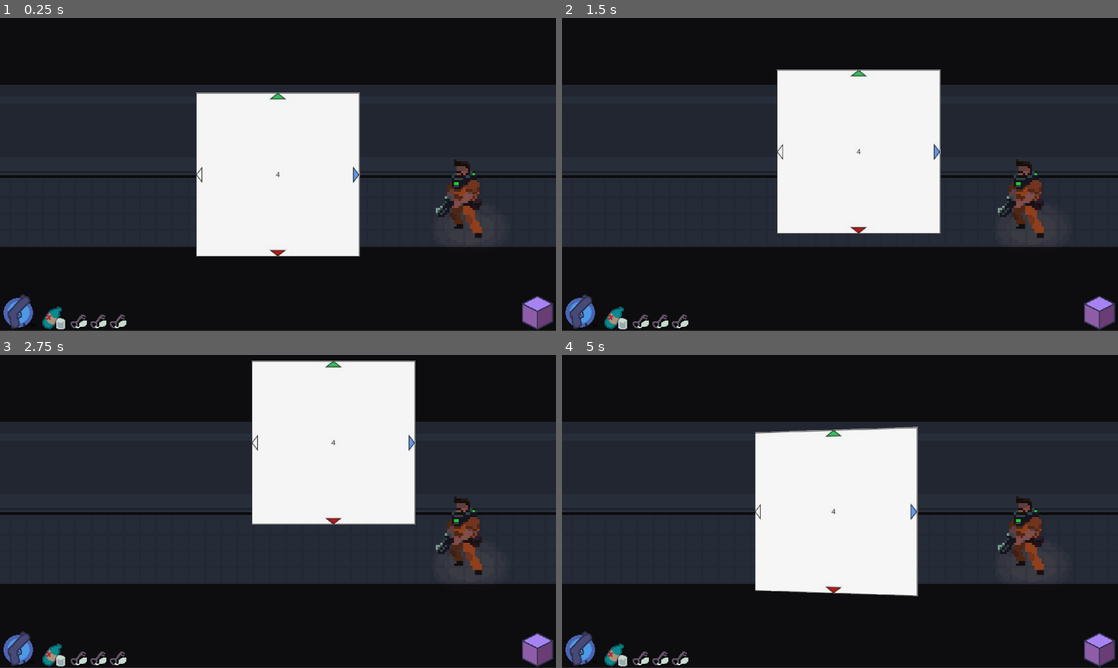
Above: before the commit, frames 1-4 (two rows, left to right).
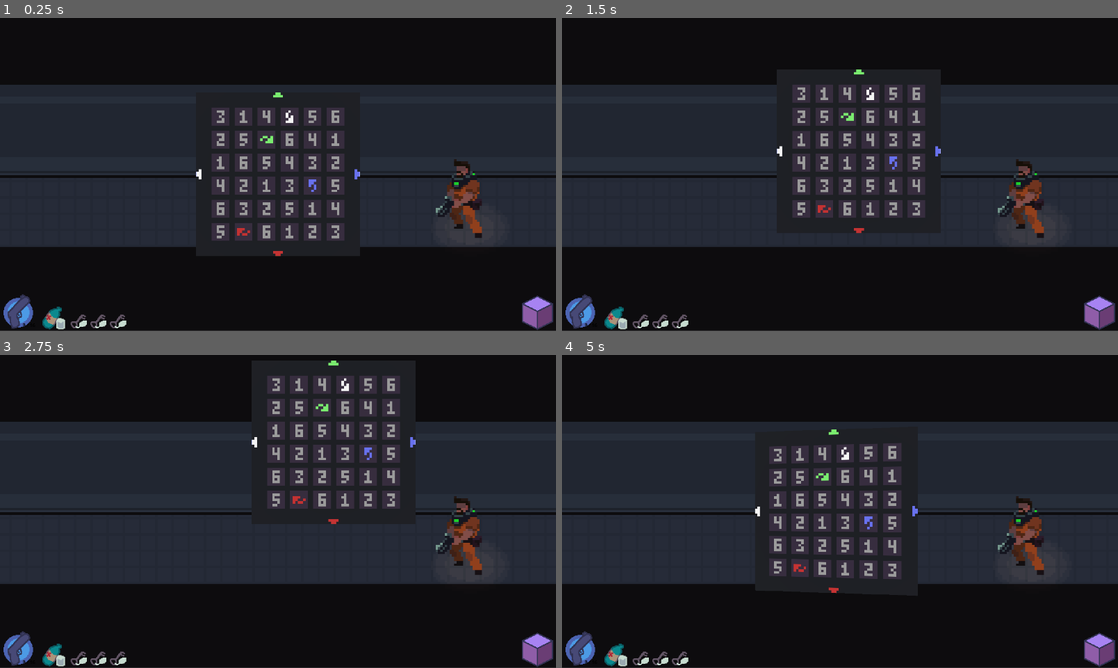
Above: after the commit, the same moments.

Repository: xill47/the-cube-game
Game: Godot game, scene res://main.tscn
The game is run twice, just before and just after one commit, with the same random seed, the same clock (stepped at 60 frames per second) and the same inputs.
Inputs (mouse positions are in pixels of both pictures, inside the frame that each line leads up to):
- Up to frame 1 (0.25 s): no input
- Up to frame 2 (1.5 s): click (1101, 312) at 0.5 s; tap Enter at 1.25 s; drag from (840, 174) to (895, 105) at 1.27 s
- Up to frame 3 (2.75 s): tap Space at 2 s; drag from (166, 527) to (250, 574) at 2.02 s
- Up to frame 4 (5 s): tap Enter at 2.75, 4.25 s; move the mouse to (895, 442) at 2.77 s; hold D (move_right) 2.78-3.5 s; tap Q (rotate_ccw) at 2.85 s; tap E (rotate_cw) at 3.05, 4.55 s; tap Space at 3.5 s; drag from (812, 574) to (673, 464) at 3.52 s; move the mouse to (1006, 558) at 4.27 s; hold A (move_left) from 4.28 s (still down); tap Tab (toggle_cube) at 4.35 s; tap M (open_map) at 4.9 s

The runs differ from the first frame. In frame 1, 15% of the frame differs, in the area x 35-65%, y 23-77%; in frame 2, 15%; in frame 3, 15%, in the area x 45-75%, y 1-55%; in frame 4, 15%.

Commit message:
Changed map and cube assets

Diff:
--- a/Cube/cube.tscn
+++ b/Cube/cube.tscn
@@ -3,20 +3,16 @@
 [ext_resource type="Script" uid="uid://do3bo2fu76s5q" path="res://Cube/cube_controls.gd" id="1_ny043"]
 [ext_resource type="Texture2D" uid="uid://c0bv1ds1wnw1m" path="res://ui_assets/Cube_test.png" id="2_5outt"]
 [ext_resource type="Script" uid="uid://ct0kncwaypc4l" path="res://Cube/map.gd" id="3_bhs1u"]
-[ext_resource type="Texture2D" uid="uid://c2b7ht7pm1r83" path="res://Cube/MapAssets/Room1.png" id="3_hf8u4"]
-[ext_resource type="Texture2D" uid="uid://0i4y7l18240h" path="res://Cube/MapAssets/Room2Unlooted.png" id="4_bhs1u"]
-[ext_resource type="Texture2D" uid="uid://cixf1xebiq17r" path="res://Cube/MapAssets/Room2.png" id="5_5i508"]
-[ext_resource type="Texture2D" uid="uid://dw7gwj7gaqwba" path="res://Cube/MapAssets/Room4Unlooted.png" id="6_pbb1t"]
-[ext_resource type="Texture2D" uid="uid://cakbsn0meopxs" path="res://Cube/MapAssets/Room4.png" id="7_l72b3"]
-[ext_resource type="Texture2D" uid="uid://bcuml2my6dd84" path="res://Cube/MapAssets/Room3Unlooted.png" id="8_r7q6h"]
-[ext_resource type="Texture2D" uid="uid://iigfixc80hp2" path="res://Cube/MapAssets/Room3.png" id="9_a3doy"]
-[ext_resource type="Texture2D" uid="uid://cn15nxlorqnjg" path="res://Cube/MapAssets/RoomBoss.png" id="10_8de8x"]
-[ext_resource type="Texture2D" uid="uid://d3doxol43qopd" path="res://Cube/MapAssets/Room5Unlooted.png" id="11_2850v"]
-[ext_resource type="Texture2D" uid="uid://dl2e4j7jml7qu" path="res://Cube/MapAssets/Room5.png" id="12_w4ve1"]
-[ext_resource type="Texture2D" uid="uid://dyrhek6r7ixo0" path="res://Cube/MapAssets/Room6Unlooted.png" id="13_a73hw"]
-[ext_resource type="Texture2D" uid="uid://c71hruqilwjnk" path="res://Cube/MapAssets/Room6.png" id="14_535g8"]
-[ext_resource type="Texture2D" uid="uid://e1wrat2a3lb4" path="res://Cube/MapAssets/Corridor.png" id="15_pxinn"]
-[ext_resource type="Texture2D" uid="uid://b7amcg2o64a4u" path="res://Cube/MapAssets/Tunnel.png" id="16_1ds5g"]
+[ext_resource type="Texture2D" uid="uid://b8goqxns0iewq" path="res://Cube/MapAssets/Room-1sq-unlooted.png" id="4_4cwfp"]
+[ext_resource type="Texture2D" uid="uid://dtu33680t67w1" path="res://Cube/MapAssets/Room-1sq-looted.png" id="5_81c3v"]
+[ext_resource type="Texture2D" uid="uid://c52yd5oinvjry" path="res://Cube/MapAssets/Room-2sq-unlooted.png" id="7_hf8u4"]
+[ext_resource type="Texture2D" uid="uid://d1ai2su3il262" path="res://Cube/MapAssets/Room-2sq-looted.png" id="8_bhs1u"]
+[ext_resource type="Texture2D" uid="uid://7iojcuryaqg7" path="res://Cube/MapAssets/Room-3x3sq-unlooted.png" id="9_5i508"]
+[ext_resource type="Texture2D" uid="uid://drry7j4mqa0fg" path="res://Cube/MapAssets/Room-3x3sq-looted.png" id="10_pbb1t"]
+[ext_resource type="Texture2D" uid="uid://b4sjgvc8a6ws1" path="res://Cube/MapAssets/Room-3sq-unlooted.png" id="11_l72b3"]
+[ext_resource type="Texture2D" uid="uid://52ccjk2hdmr0" path="res://Cube/MapAssets/Room-3sq-looted.png" id="12_r7q6h"]
+[ext_resource type="Texture2D" uid="uid://pxwrxs8eio7t" path="res://Cube/MapAssets/Tunnel-unlooted.png" id="13_a3doy"]
+[ext_resource type="Texture2D" uid="uid://dn6322dgqckak" path="res://Cube/MapAssets/Tunnel-looted.png" id="14_8de8x"]
 [ext_resource type="Texture2D" uid="uid://ch7qg578l32xw" path="res://Cube/MapAssets/Char.png" id="17_ixfwc"]
 [ext_resource type="Texture2D" uid="uid://drv7q7mjck8se" path="res://Cube/MapAssets/DoorClosed.png" id="18_jkg2a"]
 [ext_resource type="Texture2D" uid="uid://d3htsywnm8m7v" path="res://Cube/MapAssets/DoorOpen.png" id="19_a8u54"]
@@ -33,13 +29,16 @@
 animations = [{
 "frames": [{
 "duration": 1.0,
-"texture": ExtResource("3_hf8u4")
-}],
-"loop": true,
-"name": &"Base",
-"speed": 5.0
-}, {
-"frames": [],
+"texture": ExtResource("4_4cwfp")
+}],
+"loop": true,
+"name": &"Base",
+"speed": 5.0
+}, {
+"frames": [{
+"duration": 1.0,
+"texture": ExtResource("5_81c3v")
+}],
 "loop": true,
 "name": &"Looted",
 "speed": 5.0
@@ -60,15 +59,15 @@
 animations = [{
 "frames": [{
 "duration": 1.0,
-"texture": ExtResource("4_bhs1u")
-}],
-"loop": true,
-"name": &"Base",
-"speed": 5.0
-}, {
-"frames": [{
-"duration": 1.0,
-"texture": ExtResource("5_5i508")
+"texture": ExtResource("7_hf8u4")
+}],
+"loop": true,
+"name": &"Base",
+"speed": 5.0
+}, {
+"frames": [{
+"duration": 1.0,
+"texture": ExtResource("8_bhs1u")
 }],
 "loop": true,
 "name": &"Looted",
@@ -79,15 +78,15 @@
 animations = [{
 "frames": [{
 "duration": 1.0,
-"texture": ExtResource("6_pbb1t")
-}],
-"loop": true,
-"name": &"Base",
-"speed": 5.0
-}, {
-"frames": [{
-"duration": 1.0,
-"texture": ExtResource("7_l72b3")
+"texture": ExtResource("4_4cwfp")
+}],
+"loop": true,
+"name": &"Base",
+"speed": 5.0
+}, {
+"frames": [{
+"duration": 1.0,
+"texture": ExtResource("5_81c3v")
 }],
 "loop": true,
 "name": &"Looted",
@@ -98,15 +97,15 @@
 animations = [{
 "frames": [{
 "duration": 1.0,
-"texture": ExtResource("8_r7q6h")
-}],
-"loop": true,
-"name": &"Base",
-"speed": 5.0
-}, {
-"frames": [{
-"duration": 1.0,
-"texture": ExtResource("9_a3doy")
+"texture": ExtResource("9_5i508")
+}],
+"loop": true,
+"name": &"Base",
+"speed": 5.0
+}, {
+"frames": [{
+"duration": 1.0,
+"texture": ExtResource("10_pbb1t")
 }],
 "loop": true,
 "name": &"Looted",
@@ -117,15 +116,15 @@
 animations = [{
 "frames": [{
 "duration": 1.0,
-"texture": ExtResource("10_8de8x")
-}],
-"loop": true,
-"name": &"Base",
-"speed": 5.0
-}, {
-"frames": [{
-"duration": 1.0,
-"texture": ExtResource("9_a3doy")
+"texture": ExtResource("7_hf8u4")
+}],
+"loop": true,
+"name": &"Base",
+"speed": 5.0
+}, {
+"frames": [{
+"duration": 1.0,
+"texture": ExtResource("8_bhs1u")
 }],
 "loop": true,
 "name": &"Looted",
@@ -136,15 +135,15 @@
 animations = [{
 "frames": [{
 "duration": 1.0,
-"texture": ExtResource("11_2850v")
-}],
-"loop": true,
-"name": &"Base",
-"speed": 5.0
-}, {
-"frames": [{
-"duration": 1.0,
-"texture": ExtResource("12_w4ve1")
+"texture": ExtResource("11_l72b3")
+}],
+"loop": true,
+"name": &"Base",
+"speed": 5.0
+}, {
+"frames": [{
+"duration": 1.0,
+"texture": ExtResource("12_r7q6h")
 }],
 "loop": true,
 "name": &"Looted",
@@ -155,15 +154,15 @@
 animations = [{
 "frames": [{
 "duration": 1.0,
-"texture": ExtResource("13_a73hw")
-}],
-"loop": true,
-"name": &"Base",
-"speed": 5.0
-}, {
-"frames": [{
-"duration": 1.0,
-"texture": ExtResource("14_535g8")
+"texture": ExtResource("4_4cwfp")
+}],
+"loop": true,
+"name": &"Base",
+"speed": 5.0
+}, {
+"frames": [{
+"duration": 1.0,
+"texture": ExtResource("5_81c3v")
 }],
 "loop": true,
 "name": &"Looted",
@@ -174,13 +173,16 @@
 animations = [{
 "frames": [{
 "duration": 1.0,
-"texture": ExtResource("15_pxinn")
-}],
-"loop": true,
-"name": &"Base",
-"speed": 5.0
-}, {
-"frames": [],
+"texture": ExtResource("7_hf8u4")
+}],
+"loop": true,
+"name": &"Base",
+"speed": 5.0
+}, {
+"frames": [{
+"duration": 1.0,
+"texture": ExtResource("8_bhs1u")
+}],
 "loop": true,
 "name": &"Looted",
 "speed": 5.0
@@ -190,13 +192,16 @@
 animations = [{
 "frames": [{
 "duration": 1.0,
-"texture": ExtResource("16_1ds5g")
-}],
-"loop": true,
-"name": &"Base",
-"speed": 5.0
-}, {
-"frames": [],
+"texture": ExtResource("13_a3doy")
+}],
+"loop": true,
+"name": &"Base",
+"speed": 5.0
+}, {
+"frames": [{
+"duration": 1.0,
+"texture": ExtResource("14_8de8x")
+}],
 "loop": true,
 "name": &"Looted",
 "speed": 5.0
@@ -256,34 +261,34 @@
 
 [node name="Cube3D" type="MeshInstance3D" parent="SubViewport/Node3D" unique_id=777229215]
 unique_name_in_owner = true
+transform = Transform3D(1, 0, 0, 0, 1, 0, 0, 0, 1, 2.1159649e-05, 0.001613766, -0.0016140938)
 rotation_edit_mode = 2
 mesh = SubResource("BoxMesh_lquwl")
 
 [node name="Map" type="Node3D" parent="SubViewport/Node3D/Cube3D" unique_id=1793802757]
 unique_name_in_owner = true
-transform = Transform3D(-1, 0, -8.742278e-08, 0, 1, 0, 8.742278e-08, 0, -1, 0.5034947, -0.05643492, -0.0193895)
+transform = Transform3D(-1, 0, -8.742278e-08, 0, 1, 0, 8.742278e-08, 0, -1, 0.49983734, 0, 0)
 script = ExtResource("3_bhs1u")
 room_refs = {
 "Spawn": NodePath("Room1")
 }
 
 [node name="Room1" type="AnimatedSprite3D" parent="SubViewport/Node3D/Cube3D/Map" unique_id=334086082]
-transform = Transform3D(-3.2783543e-09, 0, -0.987, 0, 0.075, 0, 0.075, 0, -4.314314e-08, 0, 0, 0)
+transform = Transform3D(-8.742278e-09, 0, -0.2, 0, 0.2, 0, 0.2, 0, -8.742278e-09, 0, -0.107805245, -0.0038969256)
 double_sided = false
 sprite_frames = SubResource("SpriteFrames_laciv")
 animation = &"Base"
 
 [node name="Char" type="AnimatedSprite3D" parent="SubViewport/Node3D/Cube3D/Map/Room1" unique_id=788521825]
-transform = Transform3D(0.99999964, 0, 0, 0, 0.99999976, 0, 1.9984014e-15, 0, 0.99999976, -0.0023737252, 0.06421924, 0.0054599047)
+transform = Transform3D(0.40000004, 0, -1.7763568e-15, 0, 0.40000004, 0, 1.7763568e-15, 0, 0.40000004, 0, 0, 0.06718445)
 double_sided = false
 sprite_frames = SubResource("SpriteFrames_j3frq")
 
 [node name="Room2" type="AnimatedSprite3D" parent="SubViewport/Node3D/Cube3D/Map" unique_id=84517166]
-transform = Transform3D(-3.9122585e-09, 0, -0.99999994, 0, 0.089502044, 0, 0.089502044, 0, -4.3711385e-08, 0, 0.15706627, 0.2023521)
-flip_h = true
+transform = Transform3D(3.8213703e-16, 8.742276e-09, -1, 0.19999997, -8.742276e-09, 0, -8.742276e-09, -0.19999997, -4.371139e-08, 0, 0.052260473, -0.2232919)
 double_sided = false
 sprite_frames = SubResource("SpriteFrames_wtfhk")
-animation = &"Base"
+animation = &"Looted"
 
 [node name="Char" type="AnimatedSprite3D" parent="SubViewport/Node3D/Cube3D/Map/Room2" unique_id=673891522]
 transform = Transform3D(0.9999997, 0, 0, 0, 0.9999998, 0, 1.7763568e-15, 0, 0.9999998, -0.002373457, -0.1387803, 0.0054599047)
@@ -292,7 +297,7 @@
 sprite_frames = SubResource("SpriteFrames_j3frq")
 
 [node name="Room4" type="AnimatedSprite3D" parent="SubViewport/Node3D/Cube3D/Map" unique_id=1621183882]
-transform = Transform3D(-3.2783543e-09, 0, -1, 0, 0.075, 0, 0.075, 0, -4.371139e-08, 0, -0.0059113577, 0.16216594)
+transform = Transform3D(-8.742278e-09, 0, -1, 0, 0.2, 0, 0.2, 0, -4.371139e-08, 0, -0.10972804, -0.22607452)
 flip_h = true
 double_sided = false
 sprite_frames = SubResource("SpriteFrames_swxwx")
@@ -305,11 +310,11 @@
 sprite_frames = SubResource("SpriteFrames_j3frq")
 
 [node name="Room3" type="AnimatedSprite3D" parent="SubViewport/Node3D/Cube3D/Map" unique_id=853527590]
-transform = Transform3D(-3.2783543e-09, 0, -1, 0, 0.075, 0, 0.075, 0, -4.371139e-08, 0, 0.15559727, -0.15839358)
+transform = Transform3D(-8.742278e-09, 0, -1, 0, 0.2, 0, 0.2, 0, -4.371139e-08, 0, 0.059613094, 0.16183184)
 flip_h = true
 double_sided = false
 sprite_frames = SubResource("SpriteFrames_3k535")
-animation = &"Base"
+animation = &"Looted"
 
 [node name="Char" type="AnimatedSprite3D" parent="SubViewport/Node3D/Cube3D/Map/Room3" unique_id=290863386]
 transform = Transform3D(0.99999964, 0, 0, 0, 0.99999976, 0, 1.9984014e-15, 0, 0.99999976, -0.0023737252, 0.06421924, 0.0054599047)
@@ -318,11 +323,11 @@
 sprite_frames = SubResource("SpriteFrames_j3frq")
 
 [node name="RoomBoss" type="AnimatedSprite3D" parent="SubViewport/Node3D/Cube3D/Map" unique_id=1904127111]
-transform = Transform3D(-3.2783543e-09, 0, -1, 0, 0.075, 0, 0.075, 0, -4.371139e-08, 0, 0.28927547, 0.033164356)
+transform = Transform3D(-8.742278e-09, 0, -1, 0, 0.2, 0, 0.2, 0, -4.371139e-08, 0, 0.21832144, -0.16885199)
 flip_h = true
 double_sided = false
 sprite_frames = SubResource("SpriteFrames_ltqnu")
-animation = &"Base"
+animation = &"Looted"
 
 [node name="Char" type="AnimatedSprite3D" parent="SubViewport/Node3D/Cube3D/Map/RoomBoss" unique_id=1597906464]
 transform = Transform3D(0.99999964, 0, 0, 0, 0.99999976, 0, 1.9984014e-15, 0, 0.99999976, -0.0023737252, 0.06421924, 0.0054599047)
@@ -331,11 +336,11 @@
 sprite_frames = SubResource("SpriteFrames_j3frq")
 
 [node name="Room5" type="AnimatedSprite3D" parent="SubViewport/Node3D/Cube3D/Map" unique_id=1897192881]
-transform = Transform3D(-3.867727e-09, 0, -1.4022604, 0, 0.08848328, 0, 0.08848329, 0, -6.129475e-08, 0.005153954, -0.14370729, 0.101763755)
+transform = Transform3D(-8.742278e-09, 0, -1, 0, 0.2, 0, 0.2, 0, -4.371139e-08, 0, -0.219, -0.115)
 flip_h = true
 double_sided = false
 sprite_frames = SubResource("SpriteFrames_6xcpc")
-animation = &"Base"
+animation = &"Looted"
 
 [node name="Char" type="AnimatedSprite3D" parent="SubViewport/Node3D/Cube3D/Map/Room5" unique_id=1426546745]
 transform = Transform3D(0.99999964, 0, 0, 0, 0.99999976, 0, 1.9984014e-15, 0, 0.99999976, -0.0023737252, 0.06421924, 0.0054599047)
@@ -344,11 +349,11 @@
 sprite_frames = SubResource("SpriteFrames_j3frq")
 
 [node name="Room6" type="AnimatedSprite3D" parent="SubViewport/Node3D/Cube3D/Map" unique_id=1681987699]
-transform = Transform3D(-3.3136938e-09, 0, -0.99999994, 0, 0.07580847, 0, 0.07580847, 0, -4.3711385e-08, 0, 0.17017308, 0.06882095)
+transform = Transform3D(-8.742278e-09, 0, -1, 0, 0.2, 0, 0.2, 0, -4.371139e-08, 0, 0.11169845, -0.11460866)
 flip_h = true
 double_sided = false
 sprite_frames = SubResource("SpriteFrames_nqhg0")
-animation = &"Base"
+animation = &"Looted"
 
 [node name="Char" type="AnimatedSprite3D" parent="SubViewport/Node3D/Cube3D/Map/Room6" unique_id=72024164]
 transform = Transform3D(0.99999964, 0, 0, 0, 0.99999976, 0, 1.9984014e-15, 0, 0.99999976, -0.0023737252, 0.06421924, 0.0054599047)
@@ -357,10 +362,10 @@
 sprite_frames = SubResource("SpriteFrames_j3frq")
 
 [node name="Corridor" type="AnimatedSprite3D" parent="SubViewport/Node3D/Cube3D/Map" unique_id=1680924471]
-transform = Transform3D(-3.2783543e-09, 0, -1, 0, 0.075, 0, 0.075, 0, -4.371139e-08, 0, 0.086343914, 0.047940873)
+transform = Transform3D(-8.742278e-09, 0, -0.2, 0, 0.2, 0, 0.2, 0, -8.742278e-09, 0, -0.0013453364, -0.060696356)
 double_sided = false
 sprite_frames = SubResource("SpriteFrames_6lbbk")
-animation = &"Base"
+animation = &"Looted"
 
 [node name="Char" type="AnimatedSprite3D" parent="SubViewport/Node3D/Cube3D/Map/Corridor" unique_id=2038937732]
 transform = Transform3D(0.99999964, 0, 0, 0, 0.99999976, 0, 1.9984014e-15, 0, 0.99999976, -0.0023737252, 0.06421924, 0.0054599047)
@@ -369,11 +374,10 @@
 sprite_frames = SubResource("SpriteFrames_j3frq")
 
 [node name="Tunnel" type="AnimatedSprite3D" parent="SubViewport/Node3D/Cube3D/Map" unique_id=155969727]
-transform = Transform3D(-3.2783543e-09, 0, -1, 0, 0.075, 0, 0.075, 0, -4.371139e-08, -0.00039482117, -0.041626796, -0.15656991)
-flip_h = true
+transform = Transform3D(-8.742278e-09, 0, -1, 0, 0.2, 0, 0.2, 0, -4.371139e-08, -0.00039482117, -0.16554216, 0.16280381)
 double_sided = false
 sprite_frames = SubResource("SpriteFrames_v46pa")
-animation = &"Base"
+animation = &"Looted"
 
 [node name="Char" type="AnimatedSprite3D" parent="SubViewport/Node3D/Cube3D/Map/Tunnel" unique_id=698677654]
 transform = Transform3D(0.9999996, 0, 0, 0, 0.9999998, 0, 1.5543122e-15, 0, 0.99999976, 0.7070937, 0.7332054, 0.0054599047)
@@ -383,8 +387,64 @@
 
 [node name="Doors" type="Node3D" parent="SubViewport/Node3D/Cube3D/Map" unique_id=341300988]
 
-[node name="Door1" type="AnimatedSprite3D" parent="SubViewport/Node3D/Cube3D/Map/Doors" unique_id=955874987]
-transform = Transform3D(-3.2783543e-09, 0, -1, 0, 0.075, 0, 0.075, 0, -4.371139e-08, -0.00039482117, 0.054056447, -0.0009301752)
+[node name="ToRoom6" type="AnimatedSprite3D" parent="SubViewport/Node3D/Cube3D/Map/Doors" unique_id=955874987]
+transform = Transform3D(3.821371e-16, 8.742278e-09, -1.001, 0.2, -8.742278e-09, 0, -8.742278e-09, -0.2, -4.37551e-08, -0.00039482117, 0.054908972, -0.11721588)
+flip_h = true
+double_sided = false
+sprite_frames = SubResource("SpriteFrames_u3eo6")
+animation = &"Unknown"
+
+[node name="FromRoom1" type="AnimatedSprite3D" parent="SubViewport/Node3D/Cube3D/Map/Doors" unique_id=1562427531]
+transform = Transform3D(3.821371e-16, 8.742278e-09, -1.001, 0.2, -8.742278e-09, 0, -8.742278e-09, -0.2, -4.37551e-08, -0.00039482117, -0.054826763, -0.004432112)
+flip_h = true
+double_sided = false
+sprite_frames = SubResource("SpriteFrames_u3eo6")
+animation = &"Unknown"
+
+[node name="FromRoom3" type="AnimatedSprite3D" parent="SubViewport/Node3D/Cube3D/Map/Doors" unique_id=358163531]
+transform = Transform3D(3.821371e-16, 8.742278e-09, -1.001, 0.2, -8.742278e-09, 0, -8.742278e-09, -0.2, -4.37551e-08, -0.00039482117, -0.054826763, 0.10347556)
+flip_h = true
+double_sided = false
+sprite_frames = SubResource("SpriteFrames_u3eo6")
+animation = &"Unknown"
+
+[node name="ToRoom2" type="AnimatedSprite3D" parent="SubViewport/Node3D/Cube3D/Map/Doors" unique_id=200565321]
+transform = Transform3D(-8.742278e-09, 0, -1, 0, 0.2, 0, 0.2, 0, -4.371139e-08, -0.00039482117, 0.0006329082, -0.16866016)
+flip_h = true
+double_sided = false
+sprite_frames = SubResource("SpriteFrames_u3eo6")
+animation = &"Unknown"
+
+[node name="ToRoom3" type="AnimatedSprite3D" parent="SubViewport/Node3D/Cube3D/Map/Doors" unique_id=721472899]
+transform = Transform3D(-8.742278e-09, 0, -1, 0, 0.2, 0, 0.2, 0, -4.371139e-08, -0.00039482117, 0.0006329082, 0.051230095)
+flip_h = true
+double_sided = false
+sprite_frames = SubResource("SpriteFrames_u3eo6")
+animation = &"Unknown"
+
+[node name="ToRoom5" type="AnimatedSprite3D" parent="SubViewport/Node3D/Cube3D/Map/Doors" unique_id=1290204305]
+transform = Transform3D(-8.742278e-09, 0, -1, 0, 0.2, 0, 0.2, 0, -4.371139e-08, -0.00039482117, -0.2150769, 0.052418843)
+flip_h = true
+double_sided = false
+sprite_frames = SubResource("SpriteFrames_u3eo6")
+animation = &"Unknown"
+
+[node name="ToBossRoom" type="AnimatedSprite3D" parent="SubViewport/Node3D/Cube3D/Map/Doors" unique_id=334604368]
+transform = Transform3D(3.821371e-16, 8.742278e-09, -1, 0.2, -8.742278e-09, 0, -8.742278e-09, -0.2, -4.371139e-08, -0.00039482117, 0.16348436, -0.117446244)
+flip_h = true
+double_sided = false
+sprite_frames = SubResource("SpriteFrames_u3eo6")
+animation = &"Unknown"
+
+[node name="Between4And2" type="AnimatedSprite3D" parent="SubViewport/Node3D/Cube3D/Map/Doors" unique_id=1357530377]
+transform = Transform3D(3.821371e-16, 8.742278e-09, -1, 0.2, -8.742278e-09, 0, -8.742278e-09, -0.2, -4.371139e-08, -0.00039482117, -0.056501895, -0.22610286)
+flip_h = true
+double_sided = false
+sprite_frames = SubResource("SpriteFrames_u3eo6")
+animation = &"Unknown"
+
+[node name="Between4And5" type="AnimatedSprite3D" parent="SubViewport/Node3D/Cube3D/Map/Doors" unique_id=854820651]
+transform = Transform3D(3.821371e-16, 8.742278e-09, -1, 0.2, -8.742278e-09, 0, -8.742278e-09, -0.2, -4.371139e-08, -0.00039482117, -0.16422191, -0.22610286)
 flip_h = true
 double_sided = false
 sprite_frames = SubResource("SpriteFrames_u3eo6")
--- a/Cube/cube_controls.gd
+++ b/Cube/cube_controls.gd
@@ -1,6 +1,8 @@
 class_name CubeControl
 extends SubViewportContainer
-const controls = ["W","S","A","D","Q","E","M"]
+
+const cube_controls = ["move_up","move_down","move_left","move_right","rotate_ccw","rotate_cw","open_map"]
+
 @export var rotation_time: float
 
 var being_dragged: bool = false
@@ -21,7 +23,6 @@
 	if being_dragged:
 		follow_mouse()
 
-
 func follow_mouse():
 	position = get_global_mouse_position() - mouse_offset
 
@@ -29,7 +30,7 @@
 #TODO For some reason stops when out of target
 func _input(event: InputEvent) -> void:
 	if event is InputEventKey and rotatable and on_screen:
-		if event.is_pressed() and controls.has(event.as_text()):
+		if event.is_pressed() and cube_controls.has(event_check(event)):
 			rotatable = false
 			if event.is_action("rotate_ccw"):
 				rotate_direction = Vector3( 0, 0, 1)
@@ -43,7 +44,6 @@
 				rotate_direction = Vector3(0, -1, 0)
 			elif event.is_action("move_left"):
 				rotate_direction = Vector3(0, 1, 0)
-
 			if event.is_action("open_map"):
 				open_map()
 			else:
@@ -51,6 +51,16 @@
 				last_position = target_basis
 				await rotation_animation()
 				rotatable = true
+
+func event_check(event) -> String:
+	var action = null
+	for input in InputMap.get_actions():
+		if InputMap.event_is_action(event, input):
+			action = input
+	if action != null:
+		return action
+	else:
+		return "Null"
 
 func open_map():
 	if map_opened:
@@ -73,7 +83,6 @@
 func interpolate(weight):
 	cube_3d.basis = start_basis.slerp(target_basis, weight).orthonormalized()
 
-
 func _on_gui_input(event: InputEvent) -> void:
 	if event is InputEventMouseButton and event.button_index == MOUSE_BUTTON_LEFT:
 		if event.is_pressed():
--- a/ui_layer.gd
+++ b/ui_layer.gd
@@ -3,8 +3,10 @@
 
 var cube_on_screen: bool = false
 var last_cube_position: Vector2
+
 @onready var cube: CubeControl = %CubeControl
 @onready var cube_button: = %CubeButton
+
 func _ready() -> void:
 	last_cube_position = cube.position
 
Binary file changed: Cube/MapAssets/Char.png
Binary file removed: Cube/MapAssets/Corridor.png
Binary file changed: Cube/MapAssets/DoorClosed.png
Binary file changed: Cube/MapAssets/DoorOpen.png
Binary file changed: Cube/MapAssets/DoorUnknown.png
Binary file added: Cube/MapAssets/Room-1sq-looted.png
Not shown, changed: Cube/MapAssets/Room-1sq-looted.png.import
Binary file added: Cube/MapAssets/Room-1sq-unlooted.png
Not shown, changed: Cube/MapAssets/Room-1sq-unlooted.png.import
Binary file added: Cube/MapAssets/Room-2sq-looted.png
Not shown, changed: Cube/MapAssets/Room-2sq-looted.png.import
Binary file added: Cube/MapAssets/Room-2sq-unlooted.png
(and 33 more such lines)
